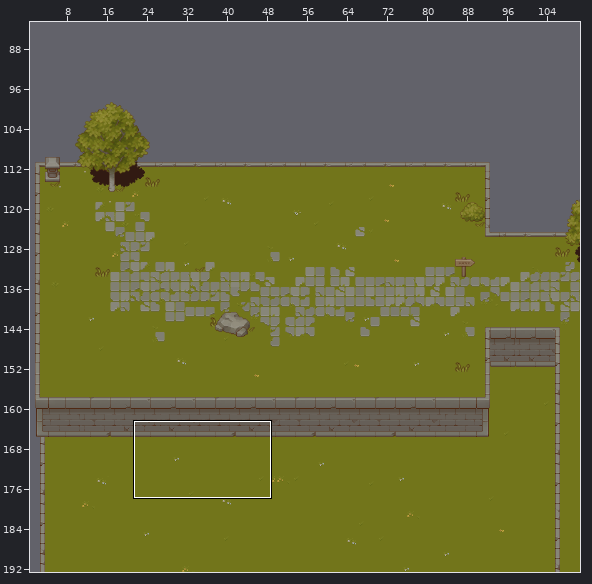
Two states of a Tiled map, TheJourneyOfOne/assets/levels/map1.tmx. The picture above shows the old version from afar; the outline marks the close-up.
Close-up. Old version:
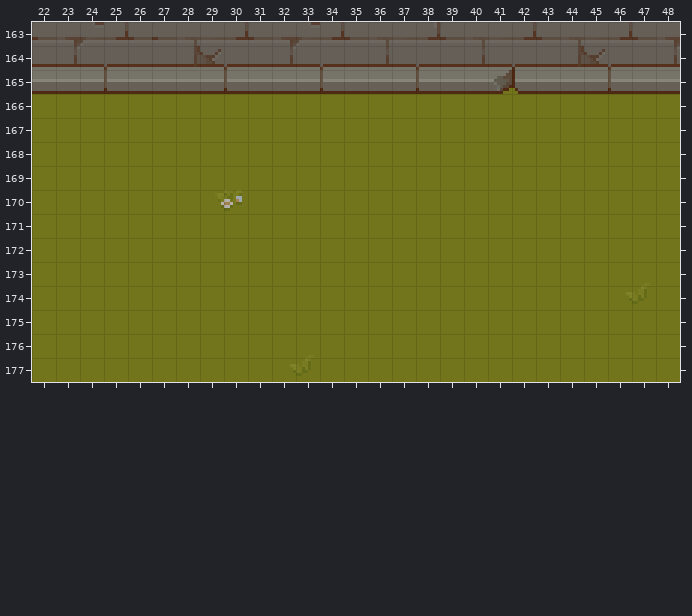
Cells are 8x8 px. Shown: x 22..48, y 163..177. The commit also changed other parts of the map, which this record leaves out.
New version:
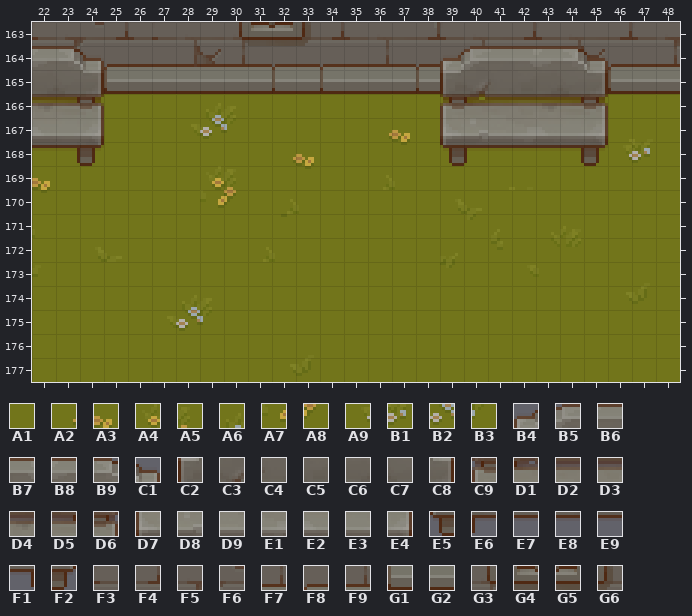
Key: from "TX Tileset Grass": A1 4, A2 336, A3 337, A4 438, A5 439, A6 446, A7 470, A8 471, A9 472, B1 473, B2 478, B3 479; from "chairFront": B4 0, B5 1, B6 2, B7 3, B8 4, B9 5, C1 6, C2 7, C3 8, C4 9, C5 10, C6 11, C7 12, C8 13, C9 14, D1 15, D2 16, D3 17, D4 18, D5 19, D6 20, D7 21, D8 22, D9 23, E1 24, E2 25, E3 26, E4 27, E5 28, E6 29, E7 30, E8 31, E9 32, F1 33, F2 34; from "longWall": F3 83, F4 86, F5 92, F6 93, F7 96, F8 98, F9 108, G1 114; from "upRight": G2 141; from "window": G3 20, G4 21, G5 22, G6 23.
__ is an empty cell.
The exact change:
Layer "grass":
y 166: x 29 A1 -> A6
y 167: x 29..30 A1 A1 -> B2 B3; x 36..37 A1 A1 -> A2 A3
y 168: x 32..33 A1 A1 -> A2 A3; x 46..47 A1 A1 -> A9 B1
y 169: x 22 A1 -> A3; x 29..30 A1 A1 -> A4 A5
y 170: x 29..30 A9 B1 -> A7 A8
y 174: x 28 A1 -> A6
y 175: x 28..29 A1 A1 -> B2 B3
Layer "bordersAndWalls":
y 163: x 30..33 F4 F3 F5 F6 -> G3 G4 G5 G6
y 164: x 30 F8 -> F7; x 32 F9 -> F8
y 165: x 30 G1 -> G2; x 32 G2 -> G1
Layer "tree":
y 164: x 22..24 __ __ __ -> B8 B9 C1; x 39..45 __ __ __ __ __ __ __ -> B4 B5 B6 B7 B8 B9 C1
y 165: x 22..24 __ __ __ -> C6 C7 C8; x 39..45 __ __ __ __ __ __ __ -> C2 C3 C4 C5 C6 C7 C8
y 166: x 22..24 __ __ __ -> D4 D5 D6; x 39..45 __ __ __ __ __ __ __ -> C9 D1 D2 D3 D4 D5 D6
y 167: x 22..24 __ __ __ -> E2 E3 E4; x 39..45 __ __ __ __ __ __ __ -> D7 D8 D9 E1 E2 E3 E4
y 168: x 22..24 __ __ __ -> E9 F1 F2; x 39..45 __ __ __ __ __ __ __ -> E5 E6 E7 E8 E9 F1 F2
Boxes around the changes in both close-ups, in picture pixels (x1, y1, x2, y2):
changed: (200, 22, 320, 139)
changed: (32, 46, 104, 190)
changed: (440, 46, 650, 166)
changed: (389, 130, 410, 142)
changed: (293, 154, 314, 166)
changed: (200, 166, 242, 211)
changed: (176, 295, 212, 331)
